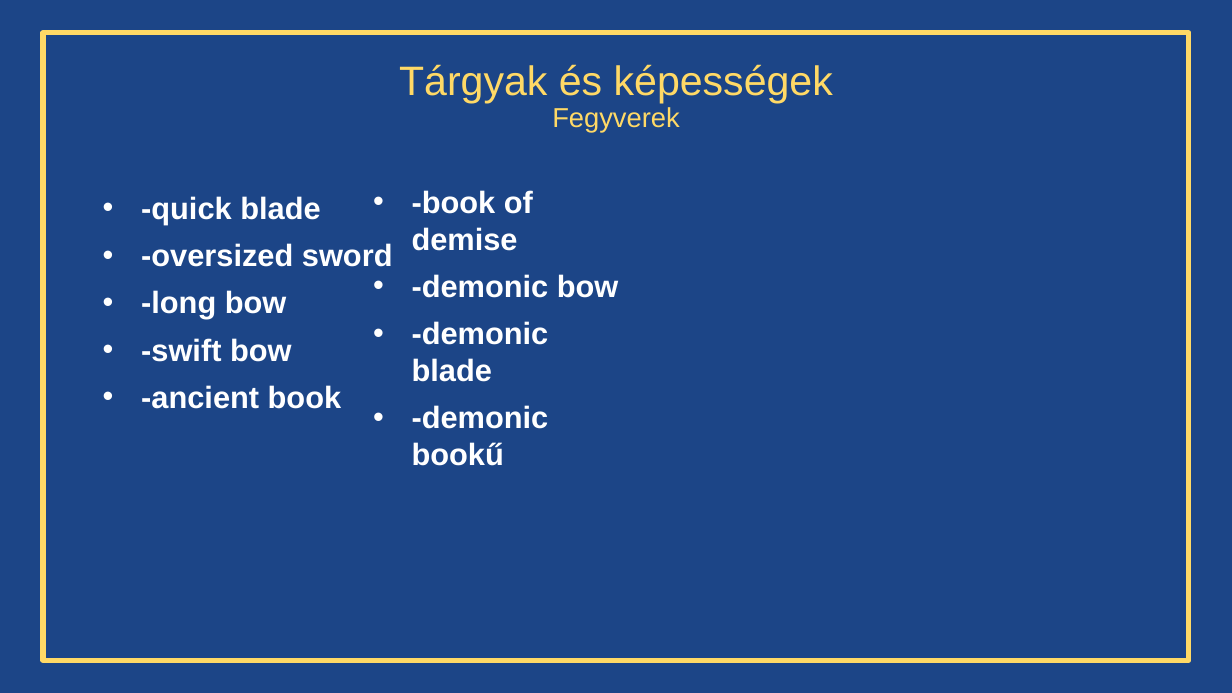
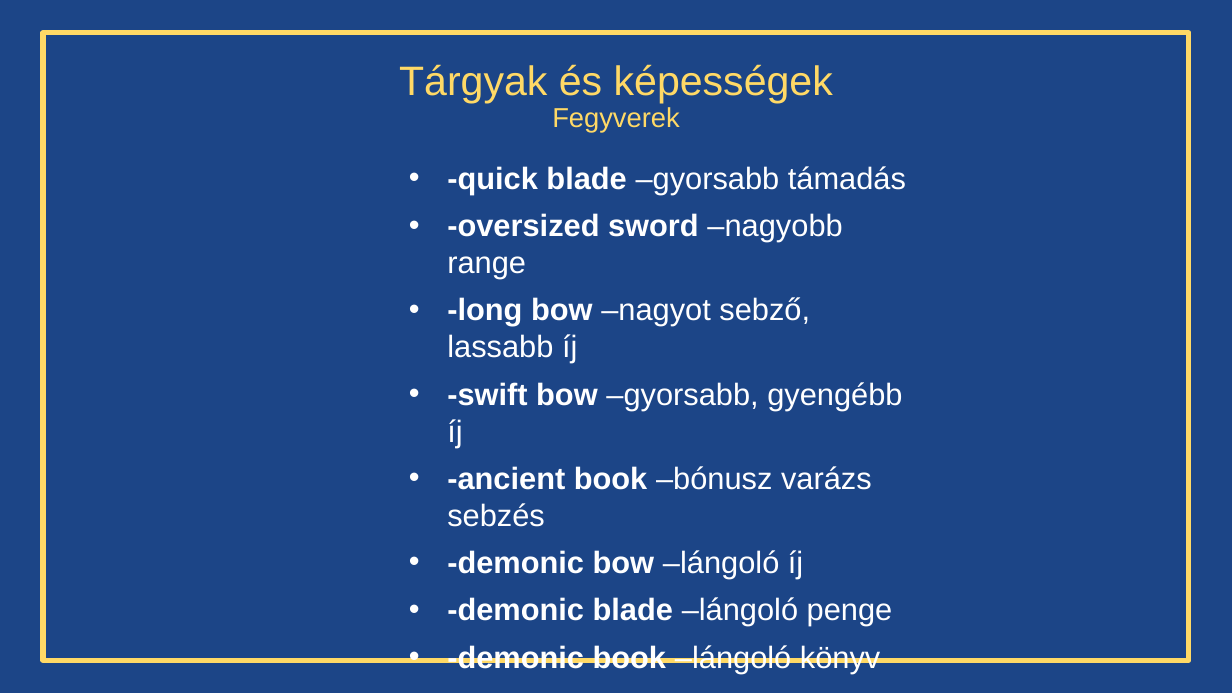
Before and after one commit to Bredacs-Goran/11_SZFT4_Bredacs-Goran_Eperjesi-P-ter_Moharos-Dori-n_Projekt1, a slide deck: slide 7 of ikt_jatek.pptx (slide 6 before the commit). Drawn at 1232x693 pixels with LibreOffice and Linux fonts; fonts in the diff are those of the drawing. Boxes give left, top, right and bottom in pixels: in the first picture for what was removed or moved away, otherwise in the second. Text is boxed around its words. In the diff, an @@ line names an element or a change of style, - is before the commit and + after.

```diff
--- a/ikt_jatek.pptx
+++ b/ikt_jatek.pptx
@@ subtitle at <box>447,166,906,673</box>: text changed; bold off @@
-• -quick blade
-• -oversized sword
-• -long bow
-• -swift bow
-• -ancient book
+• -quick blade –gyorsabb támadás
+• -oversized sword –nagyobb range
+• -long bow –nagyot sebző, lassabb íj
+• -swift bow –gyorsabb, gyengébb íj
+• -ancient book –bónusz varázs sebzés
+• -demonic bow –lángoló íj
+• -demonic blade –lángoló penge
+• -demonic book –lángoló könyv
@@ text removed at <box>412,190,619,466</box> @@
-• -book of demise
-• -demonic bow
-• -demonic blade
-• -demonic bookű
```
Also in this commit, not shown: 1 other slide changed, 2 slides added.
